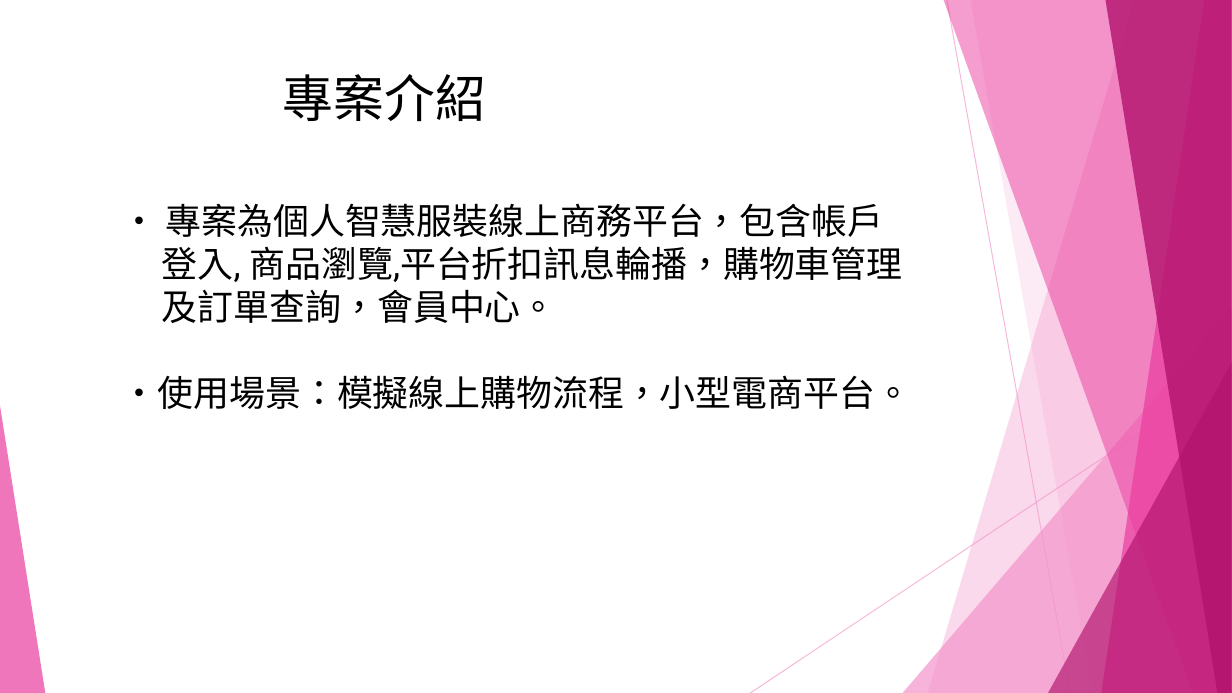
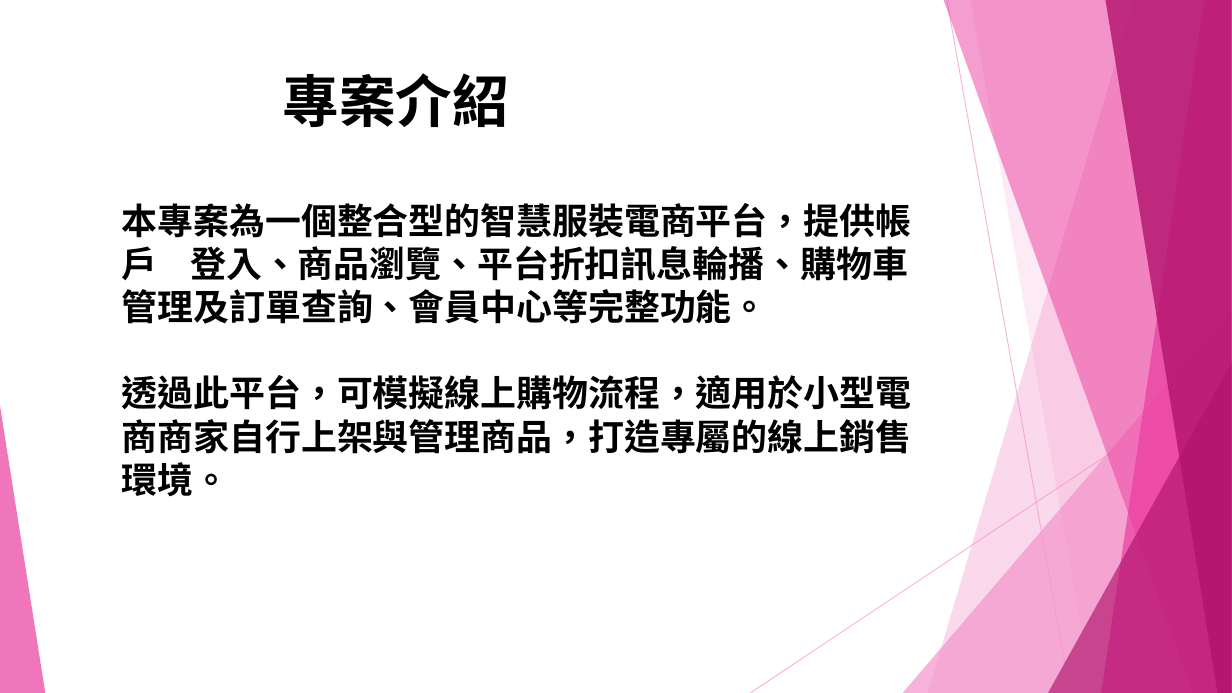
Before and after one commit to shoppingpd/powerpoint, a slide deck: slide 3 of ShoppingBuy專案1.pptx. Drawn at 1232x693 pixels with LibreOffice and Linux fonts; fonts in the diff are those of the drawing. Boxes give left, top, right and bottom in pixels: in the first picture for what was removed or moved away, otherwise in the second. Text is boxed around its words. In the diff, an @@ line names an element or a change of style, - is before the commit and + after.

```diff
--- a/ShoppingBuy專案1.pptx
+++ b/ShoppingBuy專案1.pptx
@@ title "專案介紹" at [283, 73, 509, 127]: size 39.6 to 44.1 pt, bold on @@
@@ text at [122, 203, 911, 497]: text changed; font Roboto to Lato; bold on @@
-• 專案為個人智慧服裝線上商務平台，包含帳戶
-登入, 商品瀏覽,平台折扣訊息輪播，購物車管理
-及訂單查詢，會員中心。
-•使用場景：模擬線上購物流程，小型電商平台。
+本專案為一個整合型的智慧服裝電商平台，提供帳戶 登入、商品瀏覽、平台折扣訊息輪播、購物車管理及訂單查詢、會員中心等完整功能。
+透過此平台，可模擬線上購物流程，適用於小型電商商家自行上架與管理商品，打造專屬的線上銷售環境。
```
Also in this commit, not shown: 12 other slides changed, 3 slides added.
